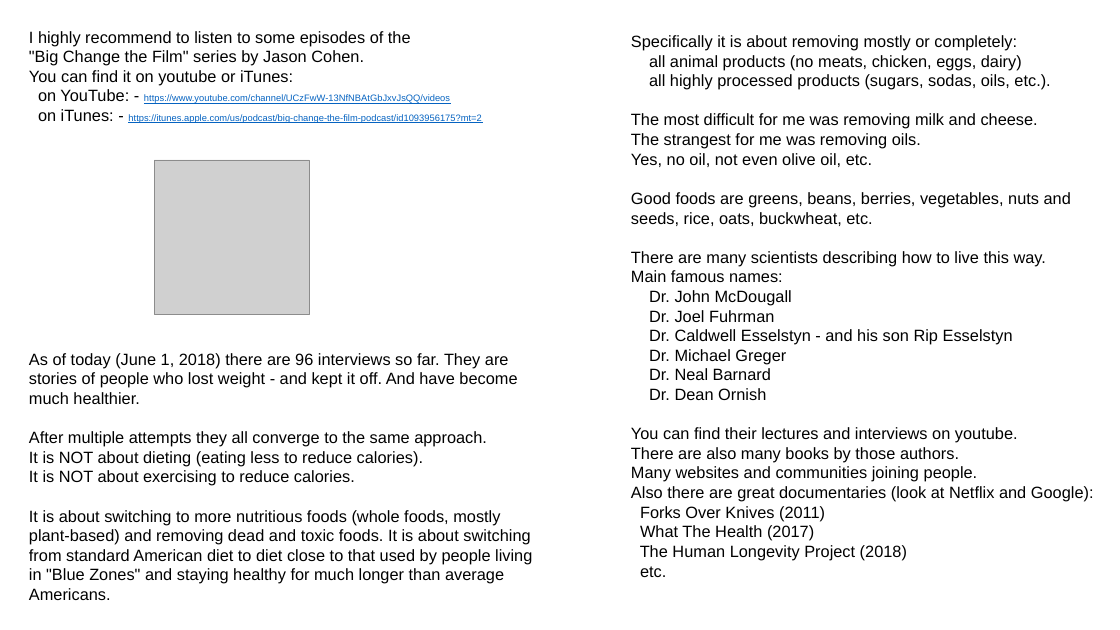
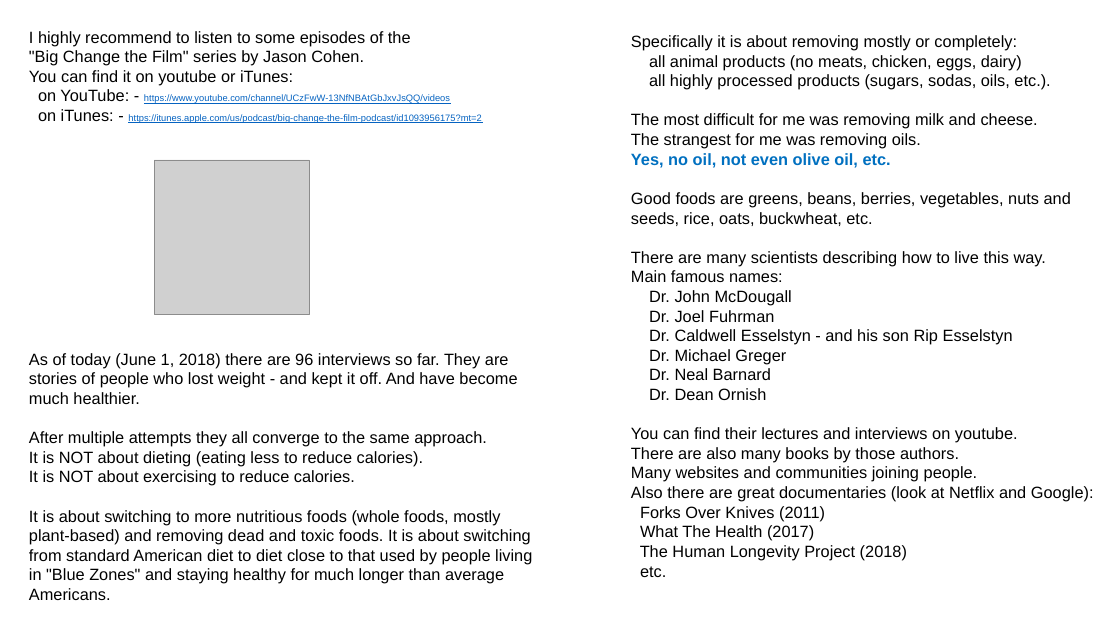
Before and after one commit to lselector/misc, a slide deck: slide 3 of _Lev_How_To_Lose_Weight.pptx. Drawn at 1120x630 pixels with LibreOffice and Linux fonts; fonts in the diff are those of the drawing; grey boxes stand for pictures. Boxes give left, top, right and bottom in pixels: in the first picture for what was removed or moved away, otherwise in the second. Text is boxed around its words. In the diff, an @@ line names an element or a change of style, - is before the commit and + after.

```diff
--- a/_Lev_How_To_Lose_Weight.pptx
+++ b/_Lev_How_To_Lose_Weight.pptx
@@ text at (x1=631, y1=153, x2=891, y2=168): text colour #000000 to #0070C0, bold on in "Yes, no oil, not even olive oil, ..." @@
```
Also in this commit, not shown: 5 other slides changed, 1 other file.
